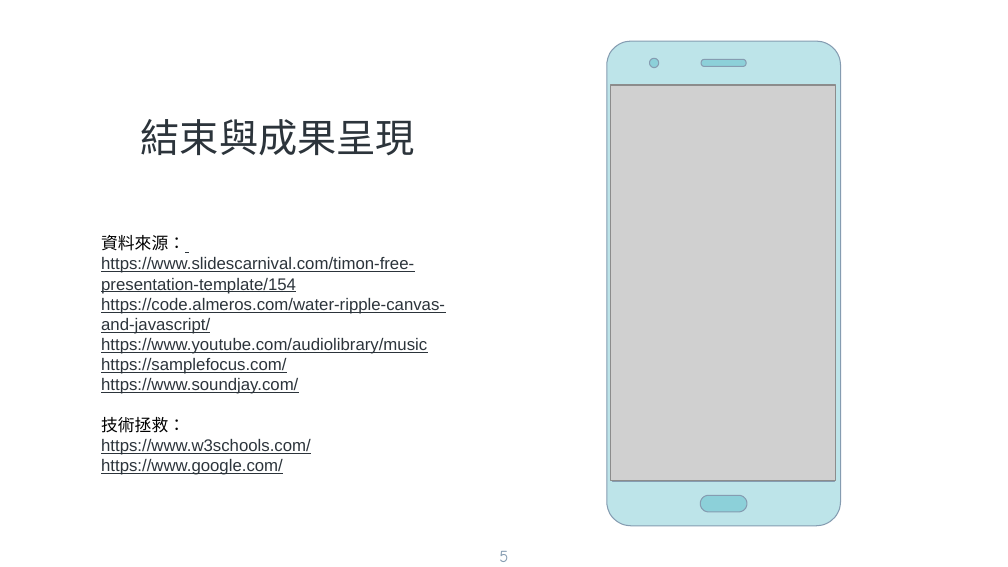
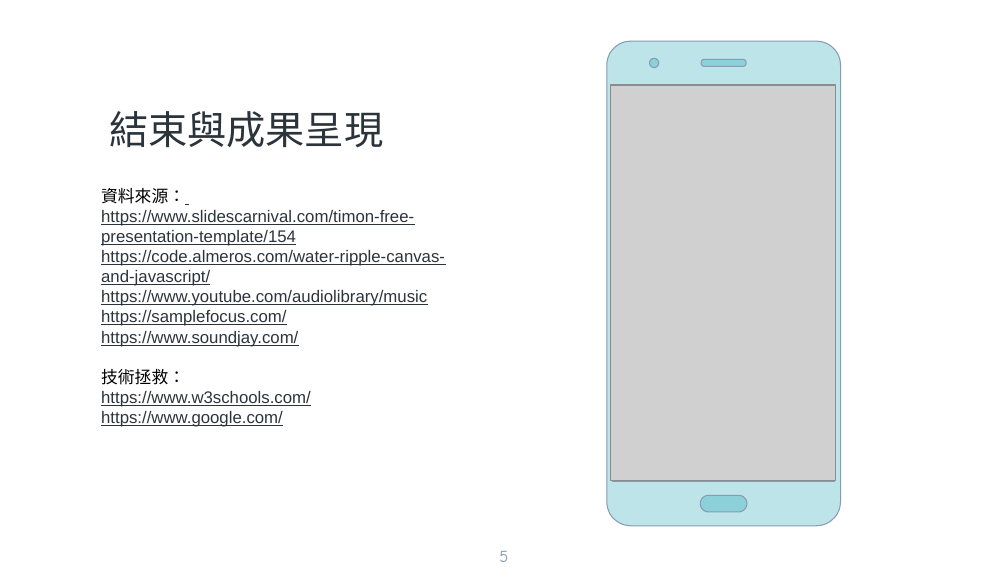
Before and after one commit to Louis3240/Project, a slide deck: slide 5 of 莊傳偉小專發表.pptx. Drawn at 1008x567 pixels with LibreOffice and Linux fonts; fonts in the diff are those of the drawing; grey boxes stand for pictures; background and template pictures are left out. Boxes give left, top, right and bottom in pixels: in the first picture for what was removed or moved away, otherwise in the second. Text is boxed around its words. In the diff, an @@ line names an element or a change of style, - is before the commit and + after.

```diff
--- a/莊傳偉小專發表.pptx
+++ b/莊傳偉小專發表.pptx
@@ text "結束與成果呈現": place and size @@
-text "結束與成果呈現" at (141, 119, 415, 156)
+text "結束與成果呈現" at (109, 111, 383, 148)
@@ text "結束與成果呈現" at (109, 111, 383, 148): alignment centre to left @@
@@ text "資料來源：": place and size @@
-text "資料來源：" at (101, 235, 445, 475)
+text "資料來源：" at (101, 188, 445, 427)
```
Also in this commit, not shown: 3 other slides changed, 8 other files.
